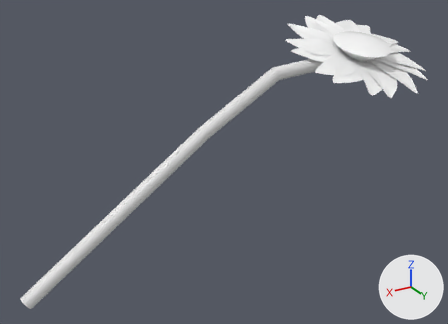
One commit to the FBX model Assets/Models/Fin/Prop/Sunflower/SunflowerNewStalkHead.fbx: the scene before it, then after it.
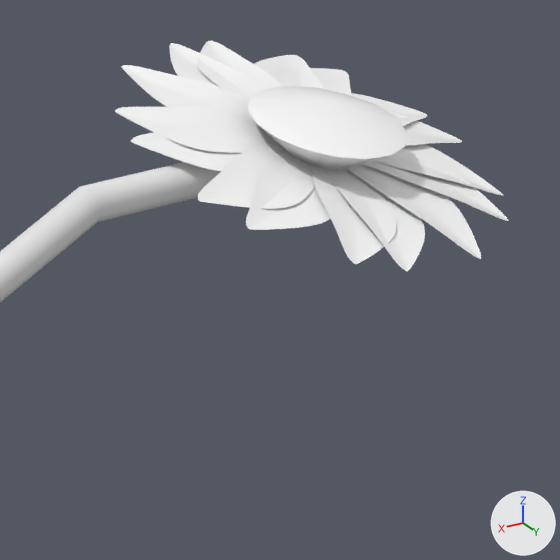
Each version is shown whole from a 50 mm camera at (49.1, 72.0, 12.8) aimed at (11.2, 8.7, -18.8), then close up on the part from 54% to 100% of the width and 0% to 63% of the height. The lights are fixed; the arrows at lower right show +X, +Y and +Z. Where no turn or scale is listed for an object, it has been applied to the vertices.

Before the edit, the objects in view are built like this:
```python
me_mesh = bpy.data.meshes.new('Mesh')
me_mesh.from_pydata(...)  # 48 vertices, 38 faces; spans x -25.3..23.2, y -10.9..-9.1, z -31.4..-6.5
me_mesh_001 = bpy.data.meshes.new('Mesh.001')
me_mesh_001.from_pydata(...)  # 6032 vertices, 10752 faces; spans x -10.1..10.0, y -8.9..9.0, z -3.7..4.1
me_mesh_001.materials.append(mat_sunflower01)  # white #ffffff
me_mesh_002 = bpy.data.meshes.new('Mesh.002')
me_mesh_002.from_pydata(...)  # 97 vertices, 160 faces; spans x -4.05..3.89, y -20.84..-13.34, z 9.9..13.15
me_mesh_002.materials.append(mat_sunflower01_variant_1)  # white #ffffff
ob_cylinder_001 = bpy.data.objects.new('Cylinder_001', me_mesh_002)
ob_cylinder_001.location = (-9.7, 27.23, -17.78)
ob_line001 = bpy.data.objects.new('Line001', me_mesh)
ob_line001.location = (15.36, 19.0, 0.0)
ob_petal = bpy.data.objects.new('Petal', me_mesh_001)
ob_petal.location = (-9.68, 9.05, -7.35)
```
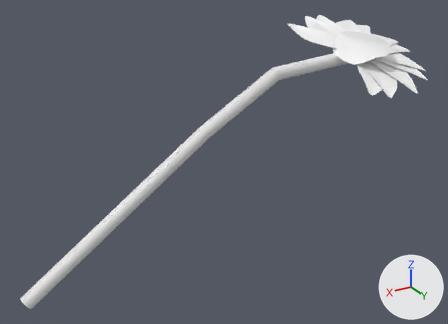
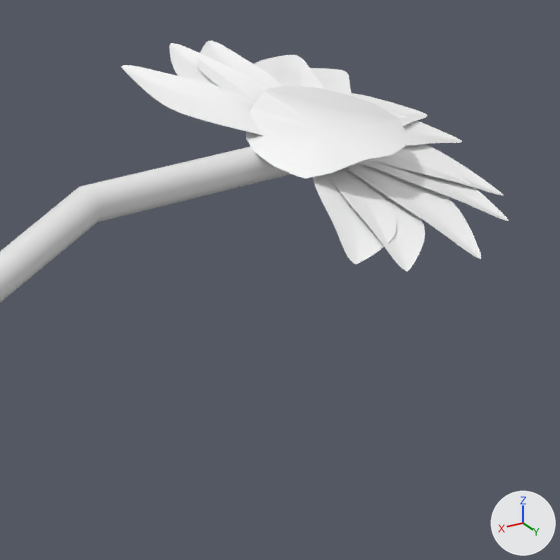
Commit message: Fix sunflower mesh for walking up
Fix sunflower mesh for walking up upon

Location of each change, [x1, y1, x2, y2] in pixels of the close-ups (560 x 560 px):
```json
{"object": "Petal", "change": "reshaped", "before": [115, 41, 509, 271], "after": [121, 41, 509, 271]}
{"object": "Cylinder_001", "change": "reshaped", "before": [248, 86, 407, 170], "after": [246, 86, 407, 178], "on screen": "9% taller"}
{"part": 1, "of": "me_mesh_001", "change": "cut back", "before": [115, 106, 330, 230]}
```

Edits to the scene script, one JSON object a line:
```json
{"block": "me_mesh_001", "where": "# used by ob_petal; location = (-9.68, 9.05, -7.35)"}
{"op": "remove", "block": "me_mesh_001", "code": "me_mesh_001.from_pydata(...)  # 6032 vertices, 10752 faces; spans x -10.1..10.0, y -8.9..9.0, z -3.7..4.1"}
{"op": "add", "block": "me_mesh_001", "code": "me_mesh_001.from_pydata(...)  # 4524 vertices, 8064 faces; spans x -10.1..6.7, y -8.9..9.0, z -3.7..4.1"}
{"block": "me_mesh_001", "change": "me_mesh_001 part 1: 15 vertices moved within x -0.1..1.6, y -0.4..1.4, z -0.2..0.7; 1508 vertices removed from x -0.1..10.0, y -3.7..5.7, z -1.7..2.5"}
{"block": "me_mesh_002", "where": "# used by ob_cylinder_001; location = (-9.7, 27.23, -17.78)"}
{"op": "remove", "block": "me_mesh_002", "code": "me_mesh_002.from_pydata(...)  # 97 vertices, 160 faces; spans x -4.05..3.89, y -20.84..-13.34, z 9.9..13.15"}
{"op": "add", "block": "me_mesh_002", "code": "me_mesh_002.from_pydata(...)  # 97 vertices, 160 faces; spans x -4.05..3.89, y -20.84..-13.34, z 9.89..13.15"}
{"block": "me_mesh_002", "change": "me_mesh_002 part 2: 59 of 97 vertices moved; they spanned x -1.19..3.89, y -20.77..-13.41, z 9.9..13.13 and now span x -1.19..3.89, y -20.77..-13.41, z 9.89..13.08; mean shift (0.0, 0.0, -0.27); largest move (-0.01, -16.83, 13.11) -> (-0.01, -16.83, 11.72)"}
```
